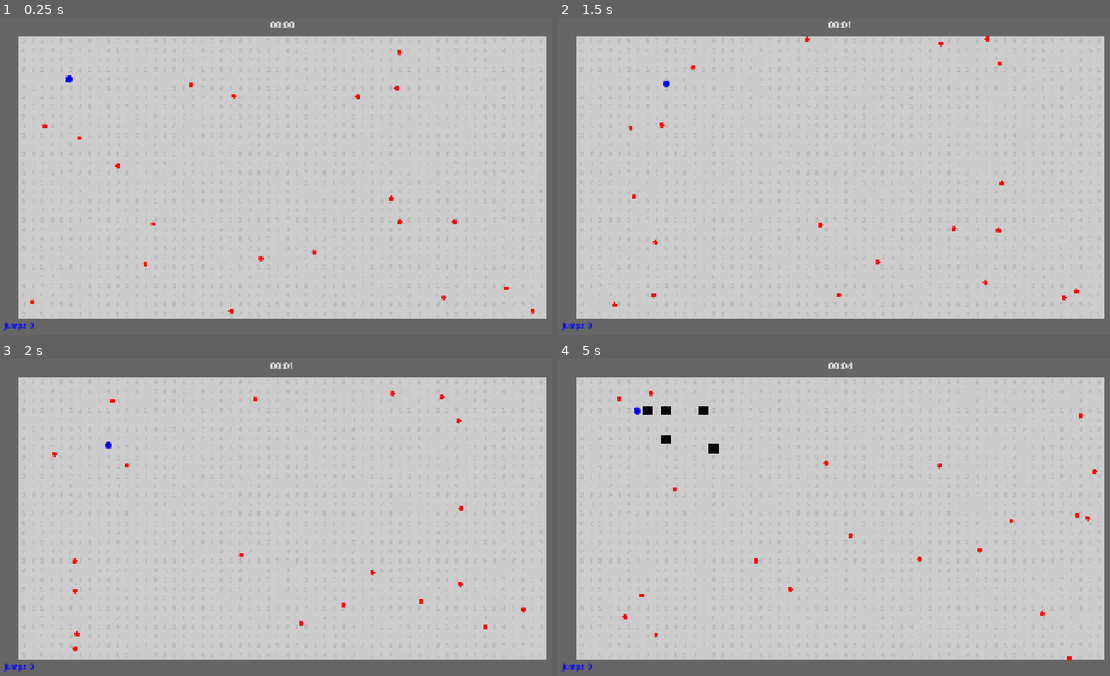
Above: before the commit, frames 1-4 (two rows, left to right).
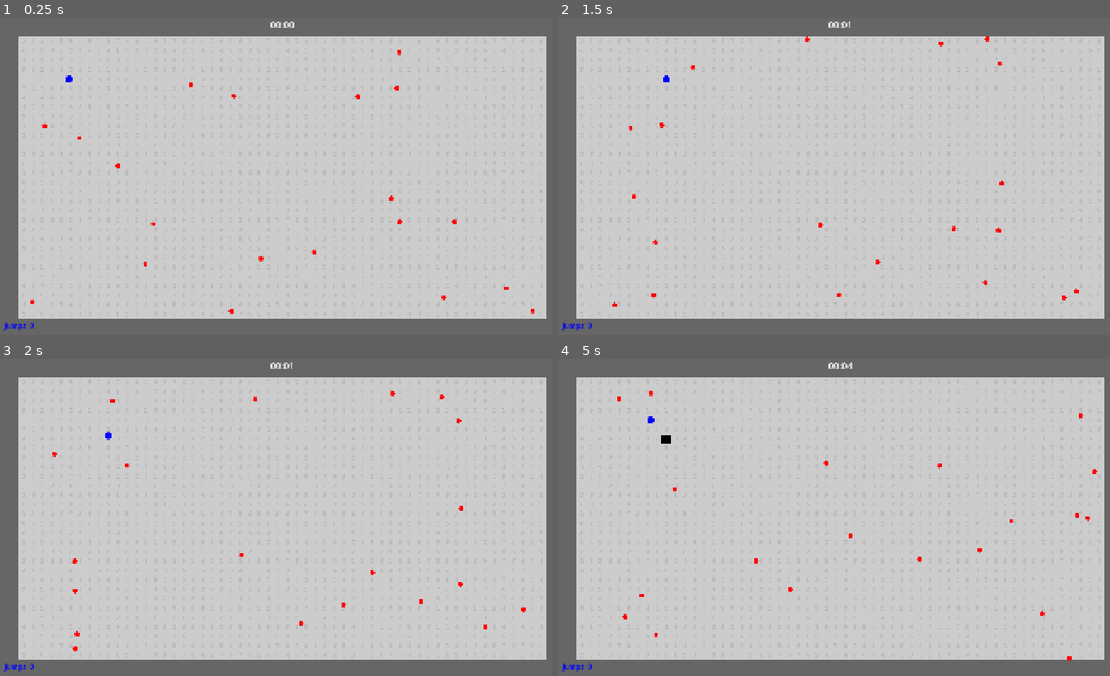
Above: after the commit, the same moments.

Repository: njamster/gmtk_jam_2026
Game: Godot game, scene res://game.tscn
The game is run twice, just before and just after one commit, with the same random seed, the same clock (stepped at 60 frames per second) and the same inputs.
Inputs:
- Up to frame 1 (0.25 s): no input
- Up to frame 2 (1.5 s): hold D (move_right) 0.53-1.28 s; hold S (move_down) from 1.28 s (still down)
- Up to frame 3 (2 s): keep holding S (move_down)
- Up to frame 4 (5 s): release S (move_down) at 2.03 s; hold D (move_right) 2.03-2.78 s; hold W (move_up) 2.78-3.53 s; hold A (move_left) from 3.53 s (still down)

Frame 1 is identical in both runs. In frame 2, less than 0.1% of the frame differs, in the area x 19-21%, y 18-22%; in frame 3, less than 0.1%; in frame 4, 0.3%, in the area x 13-30%, y 14-30%.

Commit message:
Remove accelerating move speed again

Diff:
--- a/player/player.gd
+++ b/player/player.gd
@@ -1,6 +1,4 @@
 extends Area2D
-
-const MAX_MOVE_SPEED := 0.16 # seconds per tile
 
 var id: int
 
@@ -47,7 +45,6 @@
 			action = "%s_p%d" % [dir, id]
 		if event.is_action_pressed(action):
 			direction = inputs[dir]
-			move_speed = min(move_speed + 0.02, 0.4)
 			if not Global.auto_move and not is_dead and not is_moving:
 				move()
 
@@ -61,7 +58,6 @@
 	if not Global.tilemap.is_blocked(position + direction * Global.tile_size):
 		# next tile is free
 		tween.tween_property(self, "position", direction * Global.tile_size, move_speed).as_relative()
-		move_speed = max(move_speed - 0.02, MAX_MOVE_SPEED)
 	elif Global.tilemap.is_gap(position + direction * Global.tile_size):
 		# next tile is a gap...
 		if not Global.tilemap.is_blocked(position + 2 * direction * Global.tile_size):
